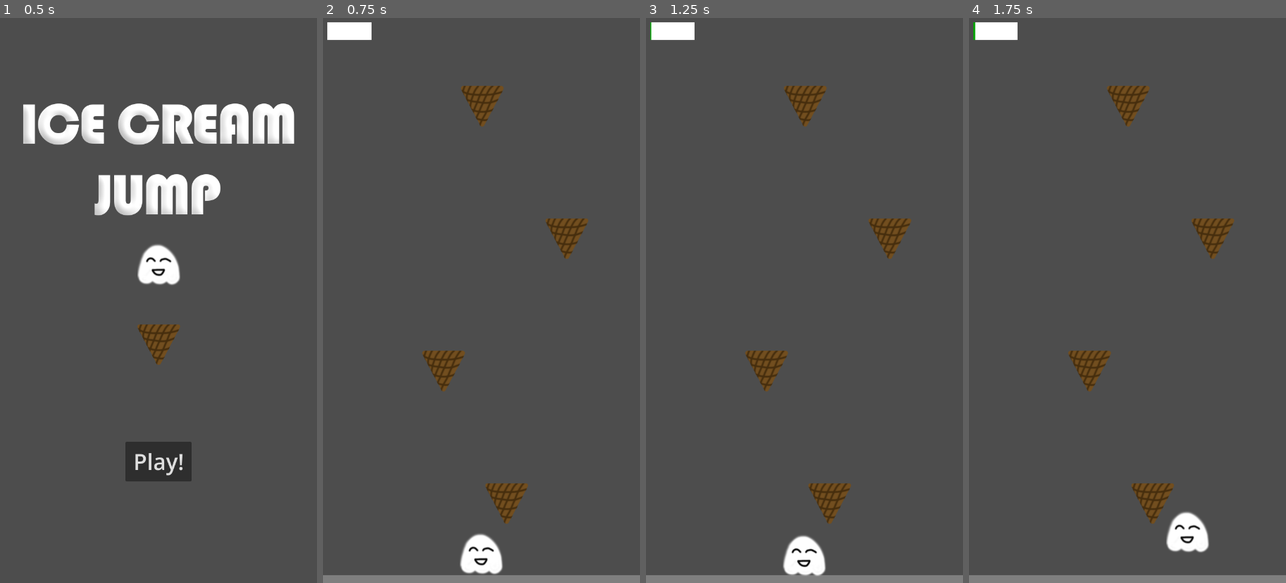
Above: before the commit, frames 1-4 (left to right).
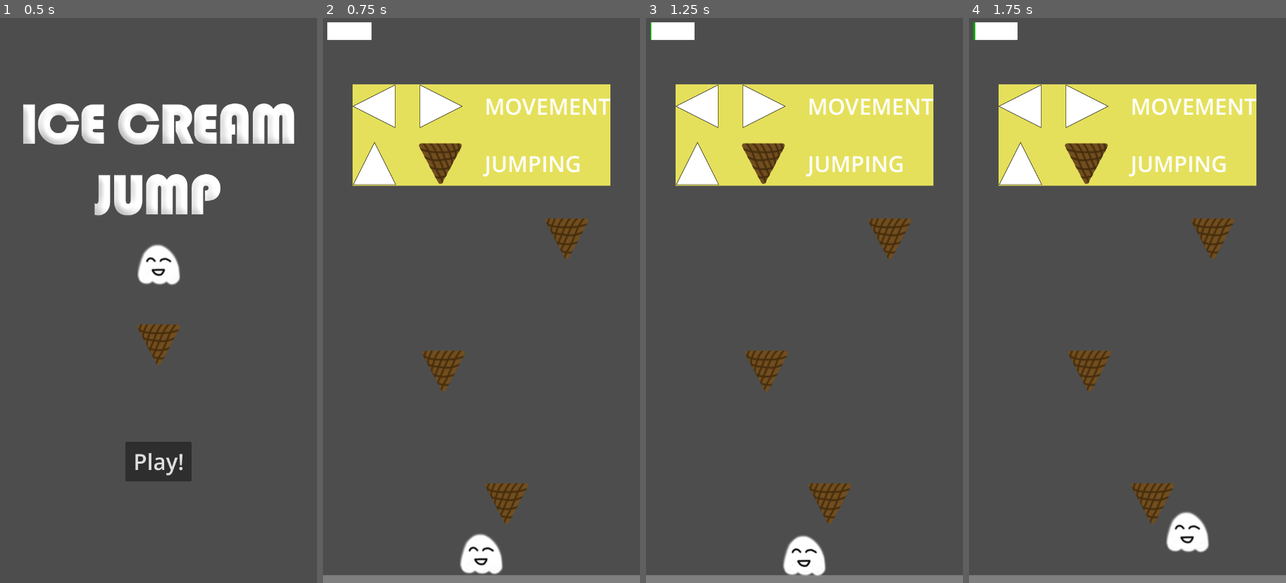
Above: after the commit, the same moments.

Repository: bsu-cs315/E2-hovell
Game: Godot game, scene res://title/title.tscn
The game is run twice, just before and just after one commit, with the same random seed, the same clock (stepped at 60 frames per second) and the same inputs.
Inputs:
- Up to frame 1 (0.5 s): no input
- Up to frame 2 (0.75 s): click "Play!" at 0.5 s
- Up to frame 3 (1.25 s): no input
- Up to frame 4 (1.75 s): tap Enter at 1.25 s; hold Right from 1.28 s (still down); tap Up at 1.52 s

Frame 1 is identical in both runs. In frame 2, 15% of the frame differs, in the area x 9-91%, y 11-30%; in frame 3, 15%; in frame 4, 15%.

Commit message:
Add tutorial hud

Diff:
--- /dev/null
+++ b/project/hud/hud.gd
@@ -0,0 +1,43 @@
+extends Control
+
+@onready var _end_label : Label = $EndGameContainer/GameEndLabel
+@onready var _win_bar : ColorRect = $GameWinBar
+@onready var _end_container : VBoxContainer = $EndGameContainer
+@onready var _background : ColorRect = $Background
+@onready var _tutorial_container : VBoxContainer = $Tutorial
+
+func _ready() -> void:
+	_end_container.hide()
+	_background.size = _tutorial_container.size
+	_background.position = _tutorial_container.position
+
+
+func hide_tutorial() -> void:
+	_tutorial_container.hide()
+	_background.hide()
+
+
+func update_end_hud(is_win: bool, new_position: Vector2) -> void:
+	_end_container.position.x = new_position.x - (_end_container.size.x / 2)
+	_end_container.position.y = new_position.y
+
+	if is_win:
+		_end_label.text = "You Win!"
+	else:
+		_end_label.text = "You Lose!"
+		_win_bar.hide()
+
+	_end_container.show()
+
+
+func update_win_bar(new_xsize: float, new_position: Vector2) -> void:
+	_win_bar.size.x = new_xsize
+	_win_bar.position = new_position
+
+
+func _on_restart_button_pressed() -> void:
+	get_tree().reload_current_scene()
+
+
+func _on_exit_button_pressed() -> void:
+	get_tree().change_scene_to_file("res://title/title.tscn")
--- /dev/null
+++ b/project/hud/hud.tscn
@@ -0,0 +1,128 @@
+[gd_scene load_steps=5 format=3 uid="uid://i525unvf7751"]
+
+[ext_resource type="Script" path="res://hud/hud.gd" id="1_mkyx1"]
+[ext_resource type="Texture2D" uid="uid://bdx81of5nx6re" path="res://hud/arrow_horizontal.png" id="2_mug8p"]
+[ext_resource type="Texture2D" uid="uid://bugijijl84u3c" path="res://hud/arrow_vertical.png" id="3_rg3ug"]
+[ext_resource type="Texture2D" uid="uid://pvqudvnvfftq" path="res://cone/cone.png" id="4_y144h"]
+
+[node name="Hud" type="Control"]
+layout_mode = 3
+anchors_preset = 15
+anchor_right = 1.0
+anchor_bottom = 1.0
+grow_horizontal = 2
+grow_vertical = 2
+script = ExtResource("1_mkyx1")
+
+[node name="Background" type="ColorRect" parent="."]
+z_index = 18
+z_as_relative = false
+layout_mode = 0
+offset_right = 40.0
+offset_bottom = 40.0
+color = Color(0.898039, 0.878431, 0.356863, 1)
+
+[node name="Tutorial" type="VBoxContainer" parent="."]
+z_index = 20
+z_as_relative = false
+layout_mode = 1
+offset_left = 67.0
+offset_top = 150.0
+offset_right = 653.0
+offset_bottom = 380.0
+theme_override_constants/separation = 30
+alignment = 1
+
+[node name="MoveKeys" type="HBoxContainer" parent="Tutorial"]
+layout_mode = 2
+theme_override_constants/separation = 50
+alignment = 1
+
+[node name="LeftArrow" type="TextureRect" parent="Tutorial/MoveKeys"]
+layout_mode = 2
+texture = ExtResource("2_mug8p")
+flip_h = true
+
+[node name="RightArrow" type="TextureRect" parent="Tutorial/MoveKeys"]
+layout_mode = 2
+texture = ExtResource("2_mug8p")
+
+[node name="MoveLabel" type="Label" parent="Tutorial/MoveKeys"]
+layout_mode = 2
+theme_override_font_sizes/font_size = 50
+text = "MOVEMENT"
+
+[node name="JumpKey" type="HBoxContainer" parent="Tutorial"]
+layout_mode = 2
+theme_override_constants/separation = 50
+
+[node name="UpArrow" type="TextureRect" parent="Tutorial/JumpKey"]
+layout_mode = 2
+texture = ExtResource("3_rg3ug")
+flip_h = true
+
+[node name="UpArrow2" type="TextureRect" parent="Tutorial/JumpKey"]
+layout_mode = 2
+texture = ExtResource("4_y144h")
+flip_h = true
+
+[node name="JumpLabel" type="Label" parent="Tutorial/JumpKey"]
+layout_mode = 2
+theme_override_font_sizes/font_size = 50
+text = "JUMPING"
+horizontal_alignment = 1
+vertical_alignment = 1
+
+[node name="EndGameContainer" type="VBoxContainer" parent="."]
+z_index = 20
+z_as_relative = false
+layout_mode = 0
+offset_left = 54.0
+offset_top = 600.0
+offset_right = 606.0
+offset_bottom = 791.0
+alignment = 1
+
+[node name="GameEndLabel" type="Label" parent="EndGameContainer"]
+visibility_layer = 2
+z_index = 10
+layout_mode = 2
+size_flags_vertical = 1
+theme_override_font_sizes/font_size = 50
+text = "You Lost!"
+horizontal_alignment = 1
+vertical_alignment = 1
+
+[node name="RestartButton" type="Button" parent="EndGameContainer"]
+z_index = 20
+z_as_relative = false
+layout_mode = 2
+theme_override_font_sizes/font_size = 35
+text = "Restart"
+
+[node name="ExitButton" type="Button" parent="EndGameContainer"]
+z_index = 20
+z_as_relative = false
+layout_mode = 2
+theme_override_font_sizes/font_size = 35
+text = "Exit"
+
+[node name="GameWinBar" type="ColorRect" parent="."]
+z_index = 20
+z_as_relative = false
+layout_mode = 0
+offset_left = 17.0
+offset_top = 16.0
+offset_right = 117.0
+offset_bottom = 56.0
+color = Color(0, 0.648447, 1.92523e-07, 1)
+
+[node name="GameWinBarBG" type="ColorRect" parent="GameWinBar"]
+z_index = 19
+z_as_relative = false
+layout_mode = 0
+offset_right = 100.0
+offset_bottom = 40.0
+
+[connection signal="pressed" from="EndGameContainer/RestartButton" to="." method="_on_restart_button_pressed"]
+[connection signal="pressed" from="EndGameContainer/ExitButton" to="." method="_on_exit_button_pressed"]
--- a/project/level/hud.gd
+++ /dev/null
@@ -1,35 +0,0 @@
-extends Control
-
-@onready var _end_label : Label = $GameEndLabel
-@onready var _win_bar : ColorRect = $GameWinBar
-@onready var _restart_button : Button = $RestartButton
-
-func _ready() -> void:
-	_end_label.hide()
-	_restart_button.hide()
-
-
-func update_end_hud(is_win: bool, new_position: Vector2) -> void:
-	_end_label.position.x = new_position.x - (_end_label.size.x / 2)
-	_end_label.position.y = new_position.y
-
-	_restart_button.position.x = new_position.x - (_restart_button.size.x / 2)
-	_restart_button.position.y = new_position.y + 100
-
-	if is_win:
-		_end_label.text = "You Win!"
-	else:
-		_end_label.text = "You Lose!"
-		_win_bar.hide()
-
-	_end_label.show()
-	_restart_button.show()
-
-
-func update_win_bar(new_xsize: float, new_position: Vector2) -> void:
-	_win_bar.size.x = new_xsize
-	_win_bar.position = new_position
-
-
-func _on_restart_button_pressed() -> void:
-	get_tree().reload_current_scene()
--- a/project/level/hud.tscn
+++ /dev/null
@@ -1,64 +0,0 @@
-[gd_scene load_steps=2 format=3 uid="uid://i525unvf7751"]
-
-[ext_resource type="Script" path="res://level/hud.gd" id="1_mkyx1"]
-
-[node name="Hud" type="Control"]
-layout_mode = 3
-anchors_preset = 15
-anchor_right = 1.0
-anchor_bottom = 1.0
-grow_horizontal = 2
-grow_vertical = 2
-script = ExtResource("1_mkyx1")
-
-[node name="GameEndLabel" type="Label" parent="."]
-visibility_layer = 2
-z_index = 10
-layout_mode = 1
-anchors_preset = 8
-anchor_left = 0.5
-anchor_top = 0.5
-anchor_right = 0.5
-anchor_bottom = 0.5
-offset_left = -110.0
-offset_top = -34.5
-offset_right = 110.0
-offset_bottom = 34.5
-grow_horizontal = 2
-grow_vertical = 2
-pivot_offset = Vector2(110, 34.5)
-size_flags_vertical = 1
-theme_override_font_sizes/font_size = 50
-text = "You Lost!"
-horizontal_alignment = 1
-vertical_alignment = 1
-
-[node name="GameWinBar" type="ColorRect" parent="."]
-z_index = 20
-z_as_relative = false
-layout_mode = 0
-offset_left = 17.0
-offset_top = 16.0
-offset_right = 117.0
-offset_bottom = 56.0
-color = Color(0, 0.648447, 1.92523e-07, 1)
-
-[node name="GameWinBarBG" type="ColorRect" parent="GameWinBar"]
-z_index = 19
-z_as_relative = false
-layout_mode = 0
-offset_right = 100.0
-offset_bottom = 40.0
-
-[node name="RestartButton" type="Button" parent="."]
-z_index = 20
-z_as_relative = false
-layout_mode = 0
-offset_left = 250.0
-offset_top = 705.5
-offset_right = 400.0
-offset_bottom = 795.5
-theme_override_font_sizes/font_size = 35
-text = "Restart"
-
-[connection signal="pressed" from="RestartButton" to="." method="_on_restart_button_pressed"]
--- a/project/level/level.gd
+++ b/project/level/level.gd
@@ -95,6 +95,7 @@
 func _on_start_timer_timeout() -> void:
 	_spawn_cone(_camera_object.position.y + _yspawn)
 	_restart_cone_timer()
+	_hud_object.hide_tutorial()
 	_camera_object.can_move = true
 
 
--- a/project/level/level.tscn
+++ b/project/level/level.tscn
@@ -4,7 +4,7 @@
 [ext_resource type="Script" path="res://level/level.gd" id="1_eo0e1"]
 [ext_resource type="PackedScene" uid="uid://cddo3dulwurht" path="res://floor/floor.tscn" id="2_eogk2"]
 [ext_resource type="Script" path="res://level/main_camera.gd" id="4_q8g7h"]
-[ext_resource type="PackedScene" uid="uid://i525unvf7751" path="res://level/hud.tscn" id="5_txbpq"]
+[ext_resource type="PackedScene" uid="uid://i525unvf7751" path="res://hud/hud.tscn" id="5_txbpq"]
 
 [node name="Level" type="Node2D"]
 script = ExtResource("1_eo0e1")
Binary file added: project/hud/arrow_horizontal.png
Not shown, added: project/hud/arrow_horizontal.png.import
Binary file added: project/hud/arrow_vertical.png
Not shown, added: project/hud/arrow_vertical.png.import
